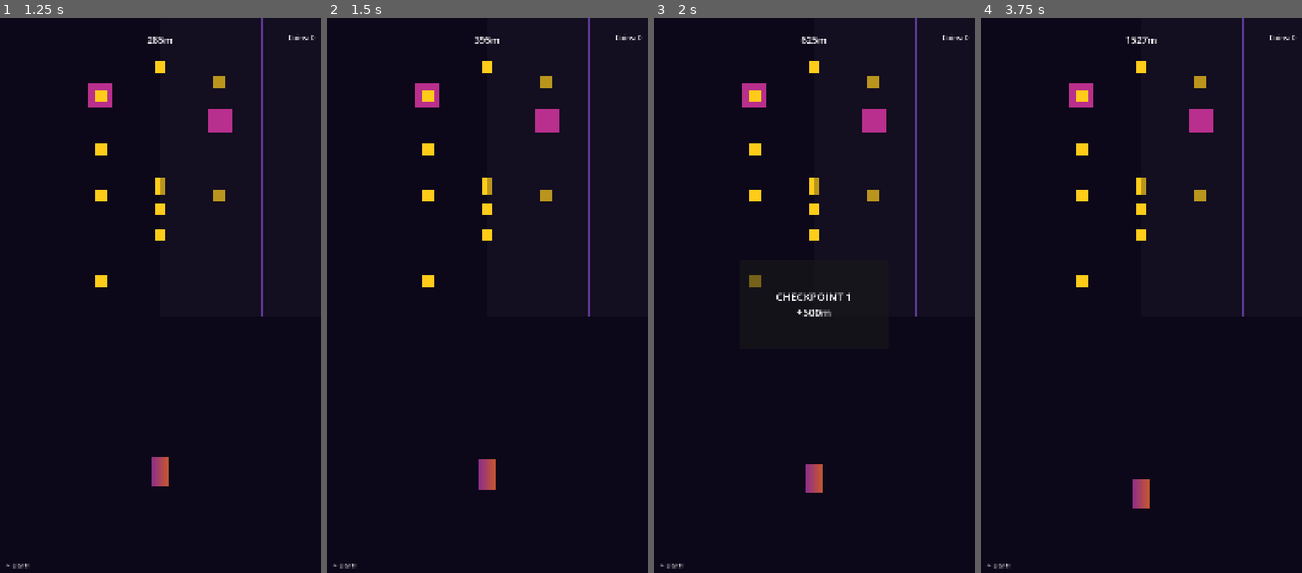
Above: before the commit, frames 1-4 (left to right).
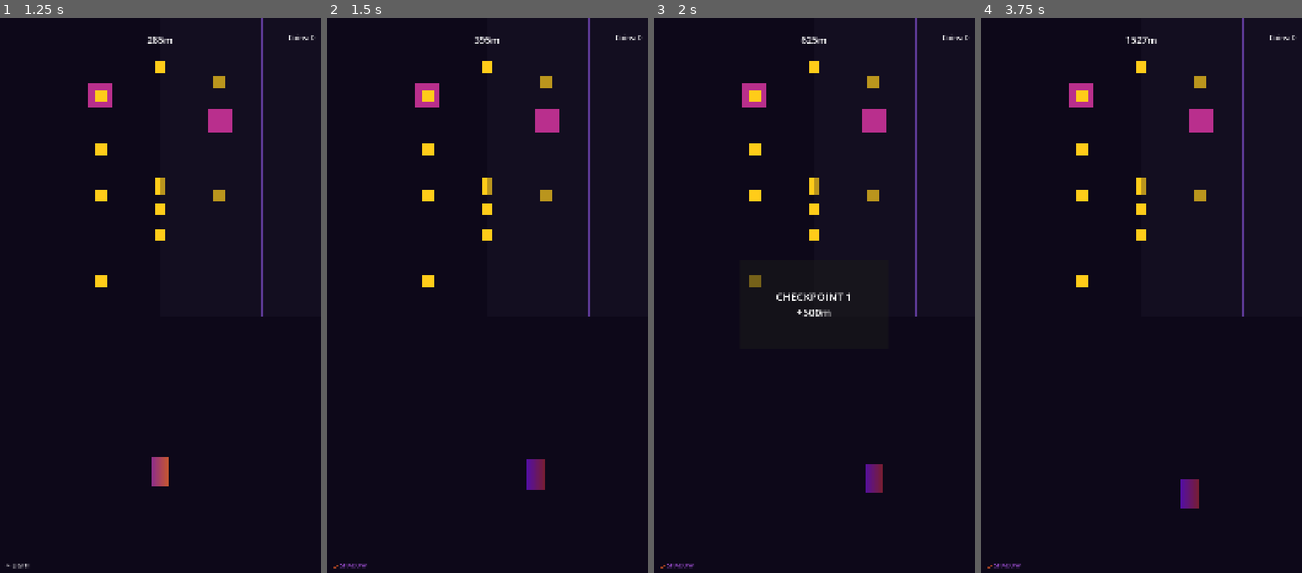
Above: after the commit, the same moments.

Repository: eryaprak/veil-run
Game: Godot game, scene res://scenes/main.tscn
The game is run twice, just before and just after one commit, with the same random seed, the same clock (stepped at 60 frames per second) and the same inputs.
Inputs:
- Up to frame 1 (1.25 s): click "START" at 0.5 s
- Up to frame 2 (1.5 s): tap Enter (ui_accept) at 1.25 s; hold D (move_right, bound only after the commit) from 1.28 s (still down); tap W (veil_shift, bound only after the commit) at 1.35 s
- Up to frame 3 (2 s): keep holding D (move_right, bound only after the commit); tap Space (jump, bound only after the commit) at 1.52, 1.55, 1.82 s
- Up to frame 4 (3.75 s): tap Enter (ui_accept) at 2, 2.75 s; tap Space (jump, bound only after the commit) at 2.1, 2.27, 2.57, 3.05 s; tap W (veil_shift, bound only after the commit) at 2.3, 2.85, 3.6 s; release D (move_right, bound only after the commit) at 2.78 s; hold A (move_left, bound only after the commit) 2.78-3.53 s; hold D (move_right, bound only after the commit) from 3.53 s (still down)

Frame 1 is identical in both runs. In frame 2, 0.7% of the frame differs, in the area x 2-68%, y 79-100%; in frame 3, 0.6%; in frame 4, 0.7%.

Commit message:
Fix: Signal connections, remove missing node refs, complete game loop

Diff:
--- a/project.godot
+++ b/project.godot
@@ -26,6 +26,33 @@
 window/stretch/aspect="keep_height"
 window/handheld/orientation=1
 
+[input]
+
+jump={
+"deadzone": 0.5,
+"events": [Object(InputEventKey,"resource_local_to_scene":false,"resource_name":"","device":-1,"window_id":0,"alt_pressed":false,"shift_pressed":false,"ctrl_pressed":false,"meta_pressed":false,"pressed":false,"keycode":0,"physical_keycode":32,"key_label":0,"unicode":32,"location":0,"echo":false,"script":null)
+, Object(InputEventMouseButton,"resource_local_to_scene":false,"resource_name":"","device":-1,"window_id":0,"alt_pressed":false,"shift_pressed":false,"ctrl_pressed":false,"meta_pressed":false,"button_mask":0,"position":Vector2(0, 0),"global_position":Vector2(0, 0),"factor":1.0,"button_index":1,"canceled":false,"pressed":false,"double_click":false,"script":null)
+]
+}
+move_left={
+"deadzone": 0.5,
+"events": [Object(InputEventKey,"resource_local_to_scene":false,"resource_name":"","device":-1,"window_id":0,"alt_pressed":false,"shift_pressed":false,"ctrl_pressed":false,"meta_pressed":false,"pressed":false,"keycode":0,"physical_keycode":65,"key_label":0,"unicode":97,"location":0,"echo":false,"script":null)
+, Object(InputEventKey,"resource_local_to_scene":false,"resource_name":"","device":-1,"window_id":0,"alt_pressed":false,"shift_pressed":false,"ctrl_pressed":false,"meta_pressed":false,"pressed":false,"keycode":0,"physical_keycode":4194319,"key_label":0,"unicode":0,"location":0,"echo":false,"script":null)
+]
+}
+move_right={
+"deadzone": 0.5,
+"events": [Object(InputEventKey,"resource_local_to_scene":false,"resource_name":"","device":-1,"window_id":0,"alt_pressed":false,"shift_pressed":false,"ctrl_pressed":false,"meta_pressed":false,"pressed":false,"keycode":0,"physical_keycode":68,"key_label":0,"unicode":100,"location":0,"echo":false,"script":null)
+, Object(InputEventKey,"resource_local_to_scene":false,"resource_name":"","device":-1,"window_id":0,"alt_pressed":false,"shift_pressed":false,"ctrl_pressed":false,"meta_pressed":false,"pressed":false,"keycode":0,"physical_keycode":4194321,"key_label":0,"unicode":0,"location":0,"echo":false,"script":null)
+]
+}
+veil_shift={
+"deadzone": 0.5,
+"events": [Object(InputEventKey,"resource_local_to_scene":false,"resource_name":"","device":-1,"window_id":0,"alt_pressed":false,"shift_pressed":false,"ctrl_pressed":false,"meta_pressed":false,"pressed":false,"keycode":0,"physical_keycode":87,"key_label":0,"unicode":119,"location":0,"echo":false,"script":null)
+, Object(InputEventKey,"resource_local_to_scene":false,"resource_name":"","device":-1,"window_id":0,"alt_pressed":false,"shift_pressed":false,"ctrl_pressed":false,"meta_pressed":false,"pressed":false,"keycode":0,"physical_keycode":4194320,"key_label":0,"unicode":0,"location":0,"echo":false,"script":null)
+]
+}
+
 [rendering]
 
 renderer/rendering_method="mobile"
--- a/scripts/main.gd
+++ b/scripts/main.gd
@@ -17,7 +17,24 @@
 func _ready():
 	randomize()
 	setup_camera()
-	show_menu()
+	connect_signals()
+	ui.show_menu()
+
+func connect_signals():
+	player.died.connect(game_over)
+	player.coin_collected.connect(collect_coin)
+	player.veil_shifted.connect(_on_veil_shifted)
+	ui.continue_button_pressed.connect(continue_run)
+	ui.double_coins_button_pressed.connect(_on_double_coins)
+	ui.menu_button_pressed.connect(show_menu)
+
+func _on_veil_shifted(dimension: String):
+	ui.update_veil_indicator(dimension)
+
+func _on_double_coins():
+	# Rewarded ad callback -> double coins
+	coins *= 2
+	ui.update_coins(coins)
 
 func _process(delta):
 	if game_state == "playing":
@@ -30,7 +47,7 @@
 
 func show_menu():
 	game_state = "menu"
-	# TODO: Show menu UI
+	ui.show_menu()
 
 func start_game():
 	game_state = "playing"
@@ -39,7 +56,9 @@
 	distance = 0.0
 	player.reset()
 	track_manager.start_generation()
-	# TODO: Hide menu, show HUD
+	ui.show_hud()
+	ui.update_coins(0)
+	ui.update_distance(0)
 
 func update_distance(delta):
 	distance += player.current_speed * delta
@@ -61,7 +80,6 @@
 
 func game_over():
 	game_state = "game_over"
-	# TODO: Show game over screen with rewarded ad offers
 	ui.show_game_over(score, coins, int(distance))
 
 func continue_run():
--- a/scripts/player.gd
+++ b/scripts/player.gd
@@ -25,7 +25,6 @@
 var veil_shift_cooldown := 0.0
 var veil_shift_cooldown_time := 0.8
 
-@onready var animation_player = $AnimationPlayer
 @onready var sprite = $Sprite2D
 @onready var collision_shape = $CollisionShape2D
 @onready var veil_particles = $VeilParticles
Not shown, added: README.md
